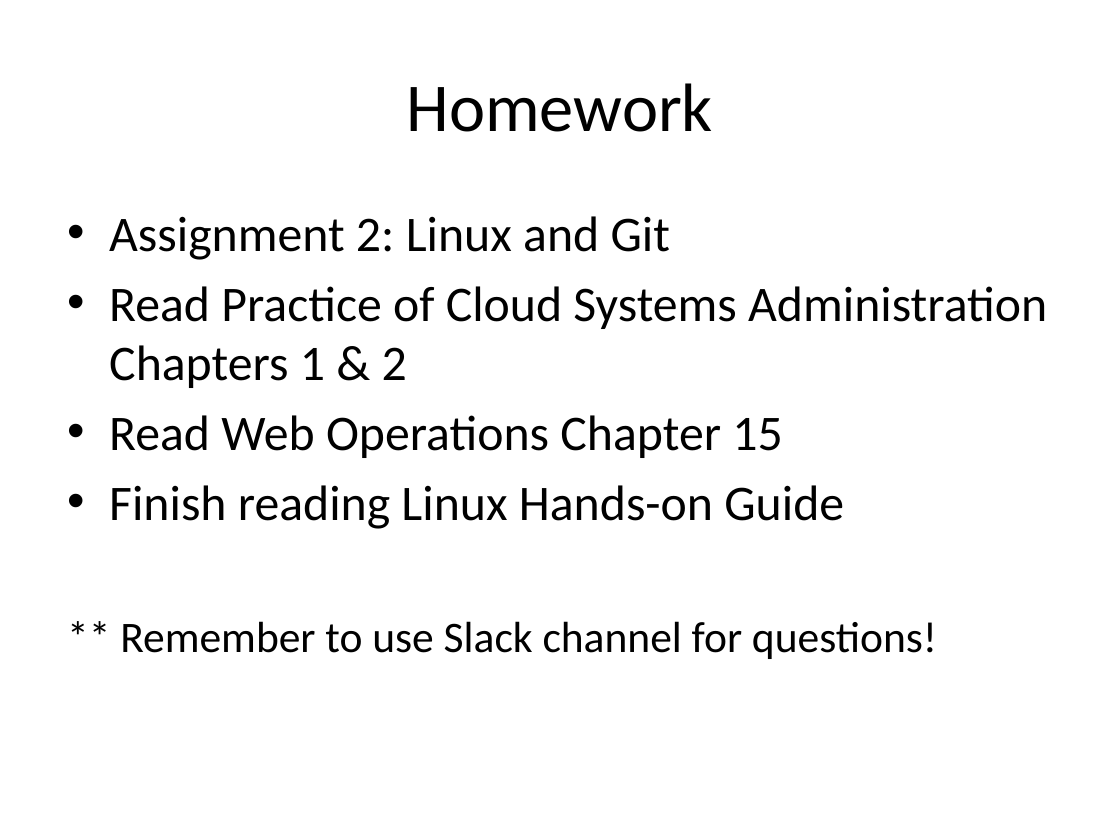
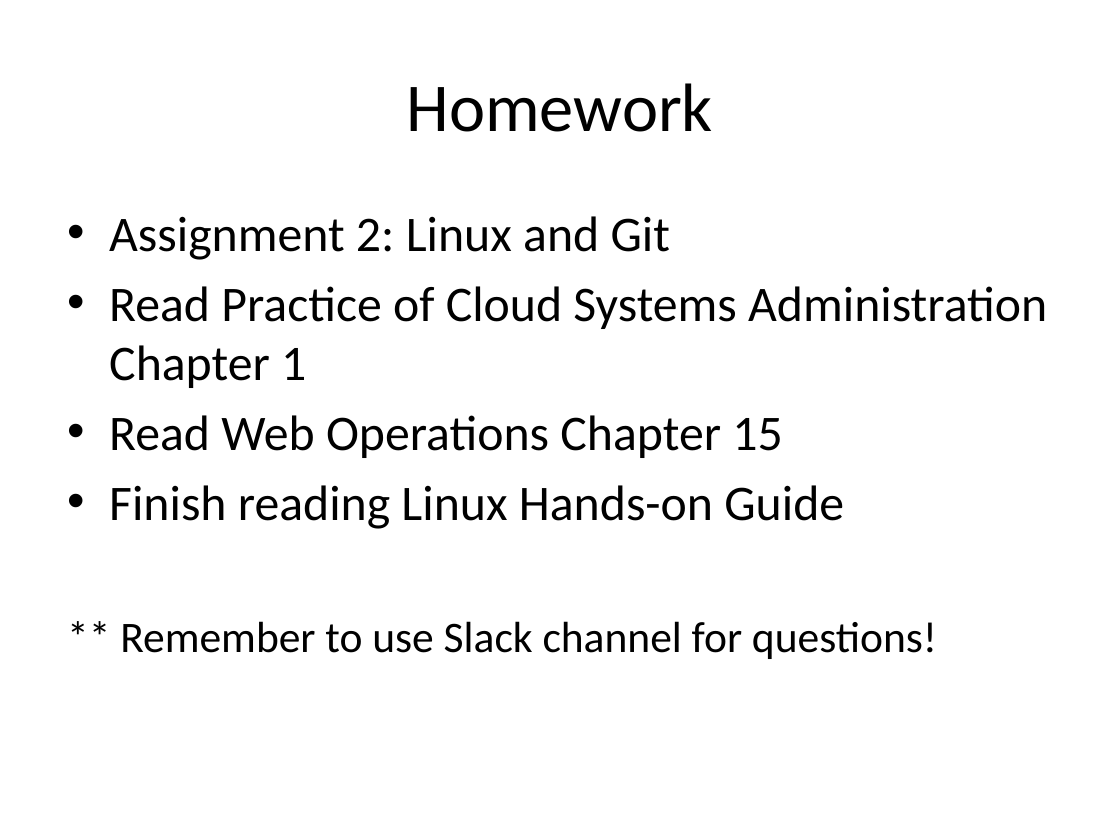
Before and after one commit to jasondbaker/infrastructure-class, a slide deck: slide 12 of infrastructure-week-2.pptx. Drawn at 1120x840 pixels with LibreOffice and Linux fonts; fonts in the diff are those of the drawing. Boxes give left, top, right and bottom in pixels: in the first picture for what was removed or moved away, otherwise in the second. Text is boxed around its words. In the diff, an @@ line names an element or a change of style, - is before the commit and + after.

```diff
--- a/infrastructure-week-2.pptx
+++ b/infrastructure-week-2.pptx
@@ text at (109,286,1047,388): text changed @@
-• Read Practice of Cloud Systems Administration Chapters 1 & 2
+• Read Practice of Cloud Systems Administration Chapter 1
```
Also in this commit, not shown: 2 other slides changed, 6 other files.
